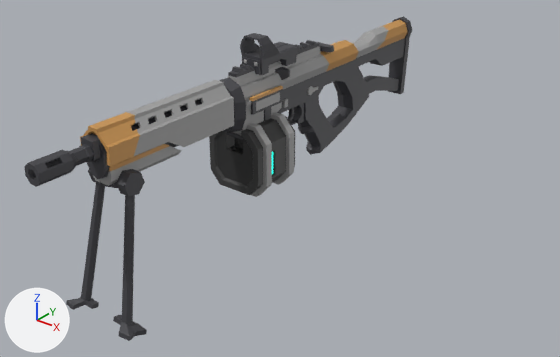
The FBX model Objective-D/Resources/Models/weapon/MG.fbx, before and after one commit.
One viewpoint serves both versions: a camera (50 mm lens) standing at (1.047, -1.424, 0.687) and looking at (0.117, -0.261, -0.033). Arrows for +X, +Y and +Z are at lower left; the lights stay in place. The older version comes first. Where no turn or scale is listed for an object, it has been applied to the vertices.

The first picture shows 'MG', 'SM_Wep_Attachment_Bipod_Legs_01', 'SM_Wep_Attachment_Redot_01', 'SM_Wep_Rifle_Base_DrumMag_01' and 3 more.
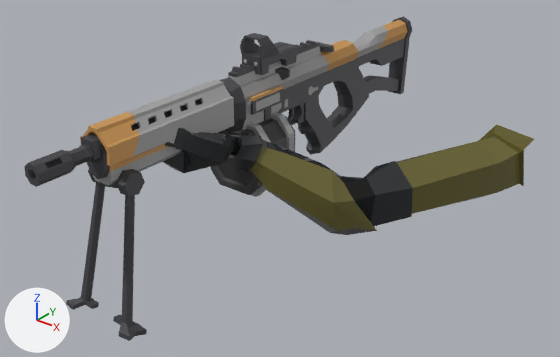
What differs and where, as boxes (x1, y1, x2, y2) in the pictures (560 x 357 px):
'Character_Garbage_Male_01_1', added
    after: (163, 125, 534, 235)

Diff of the bpy script that builds the scene:
```diff
--- a/Objective-D/Resources/Models/weapon/MG.fbx.py
+++ b/Objective-D/Resources/Models/weapon/MG.fbx.py
@@ img_polygonscifi_01_a_png_001 @@
+img_polygonscifi_01_a_png_001 = load_image('PolygonScifi_01_A.png.001', 'dmr.fbm/PolygonScifi_01_A.png', 2048, 2048, 'sRGB')
@@ img_polygonscificity_texture_normal_png_001 @@
+img_polygonscificity_texture_normal_png_001 = load_image('PolygonSciFiCity_Texture_Normal.png.001', 'dmr.fbm/PolygonSciFiCity_Texture_Normal.png', 2048, 2048, 'Non-Color')
@@ img_polygonscifi_emissive_01_png_001 @@
+img_polygonscifi_emissive_01_png_001 = load_image('PolygonScifi_Emissive_01.png.001', 'dmr.fbm/PolygonScifi_Emissive_01.png', 2048, 2048, 'sRGB')
@@ mat_polygonscifi_01_a_001 @@
+mat_polygonscifi_01_a_001 = bpy.data.materials.new('PolygonScifi_01_A.001')
+# uses the picture img_polygonscifi_01_a_png_001
+# uses the picture img_polygonscifi_emissive_01_png_001
+# uses the picture img_polygonscificity_texture_normal_png_001
@@ me_mesh_008 @@
+me_mesh_008.from_pydata(...)  # 154 vertices, 295 faces; spans x 0.041..0.595, y -0.336..0.415, z -0.145..0.162
+me_mesh_008.materials.append(mat_polygonscifi_01_a_001)
@@ ob_character_garbage_male_01_1 @@
+ob_character_garbage_male_01_1 = bpy.data.objects.new('Character_Garbage_Male_01_1', me_mesh_008)
+ob_character_garbage_male_01_1.location = (-0.118, -0.179, -0.007)
```
